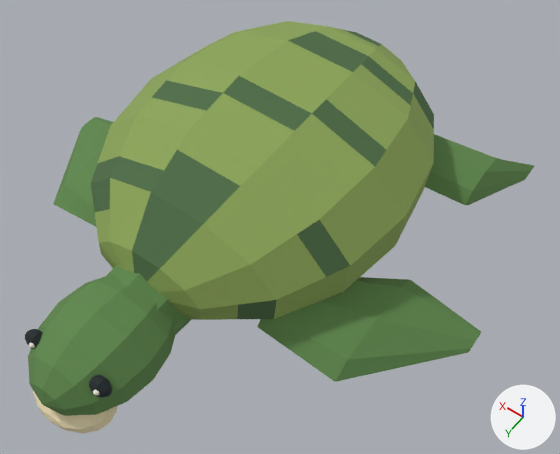
A saved change to the glTF model public/models/ocean/SeaTurtle.gltf.
Rendered twice from a 50 mm camera at (-3.19, 4.14, 6.84) aimed at (-0.48, 0.35, 0.87). Arrows for +X, +Y and +Z are at lower right; the lights stay in place. The older version comes first. Vertices at exactly the same position are counted once.

The first picture shows 'AnimalSkin'.
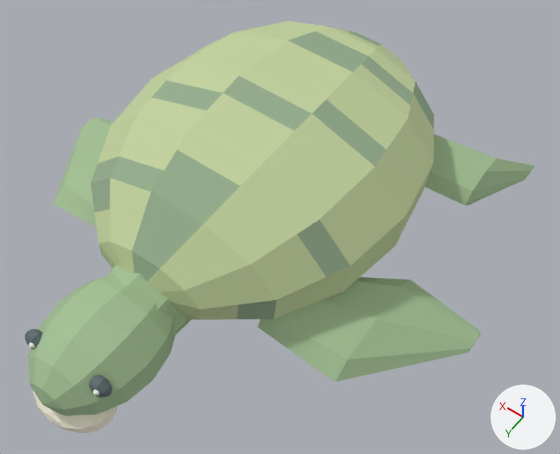
What the commit changed:
me_seaturtleskin has 872 vertices, 1716 faces and spans x -2.55..2.55, y -2.47..3.03, z 0.22..2.05.
me_seaturtleskin is used by ob_animalskin; location (0.0, 0.0, 0.0).
me_seaturtleskin part 1: 904 faces centred in x -2.55..2.55, y -2.46..3.01, z 0.29..2.03 are repainted in the vertex colours; the middle colour goes from green #5e874b to greyish green #a3c094.
me_seaturtleskin part 2: 278 faces centred in x -0.46..0.46, y 2.6..2.75, z 1.05..1.24 are repainted in the vertex colours; the middle colour goes from black #1e282b to grey #606e72.
me_seaturtleskin part 3: 219 faces centred in x -1.34..1.41, y -1.86..3.03, z 0.25..0.84 are repainted in the vertex colours; the middle colour goes from beige #ecdeb5 to pale yellow #f6f0db.
me_seaturtleskin part 4: 169 faces centred in x -1.5..1.51, y -2.03..1.78, z 0.74..2.02 are repainted in the vertex colours; the middle colour goes from green #8ba457 to green #c3d29e.
me_seaturtleskin part 5: 146 faces centred in x -0.42..0.36, y 2.73..2.76, z 1.14..1.2 are repainted in the vertex colours; the middle colour goes from white #f5f2df to white #fbf9f0.

Where the change shows, as pixel boxes (x1, y1, x2, y2) in the pictures (560 x 454 px):
part 1 of me_seaturtleskin, recoloured (green to greyish green)
    both: (28, 30, 534, 416)
part 2 of me_seaturtleskin, recoloured
    both: (25, 329, 112, 397)
part 3 of me_seaturtleskin, recoloured (beige to pale yellow)
    both: (33, 391, 117, 433)
part 4 of me_seaturtleskin, recoloured (lighter)
    both: (95, 21, 434, 320)
part 5 of me_seaturtleskin, recoloured
    both: (29, 343, 99, 395)
